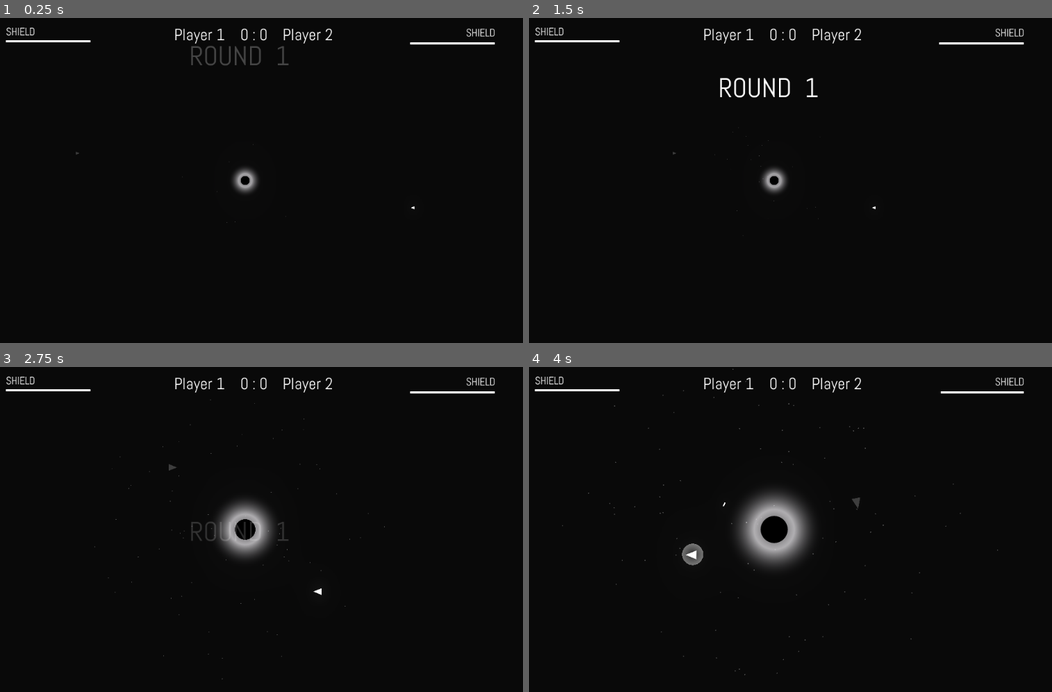
Above: before the commit, frames 1-4 (two rows, left to right).
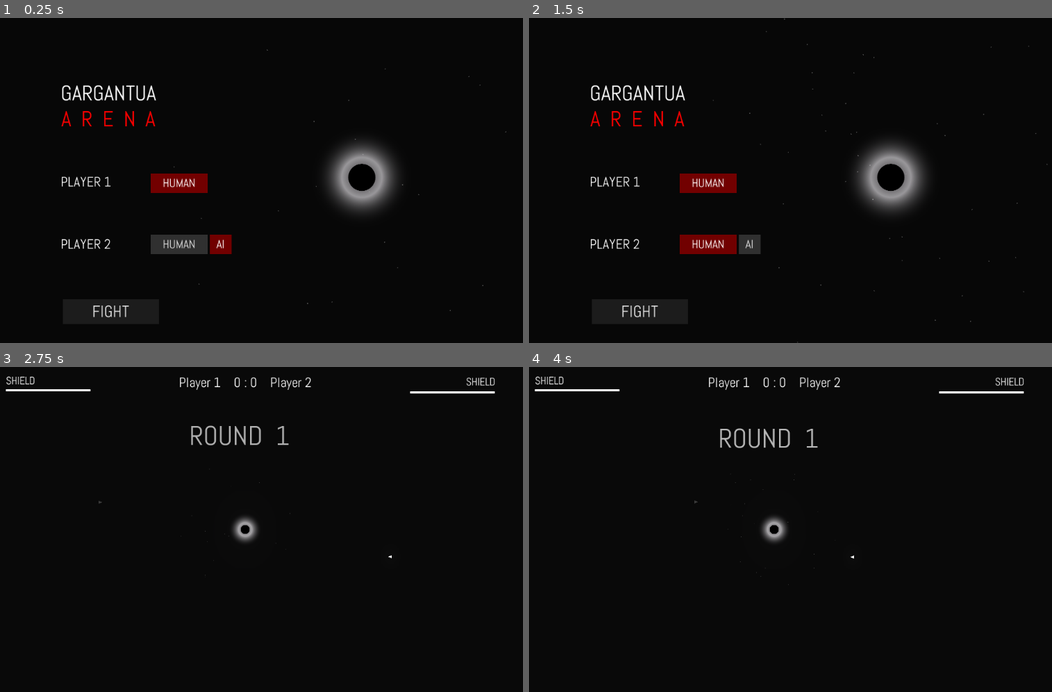
Above: after the commit, the same moments.

Repository: jhysek/gargantua-arena
Game: Godot game, scene res://Menu.tscn
Same seed, same stepped clock (60 frames per second), same inputs: the game is played once before the commit and once after it. Before the commit the project starts from res://Game.tscn. Sound files missing from this copy of the repository are replaced by a short silence.
Inputs (mouse positions are in pixels of both pictures, inside the frame that each line leads up to):
- Up to frame 1 (0.25 s): no input
- Up to frame 2 (1.5 s): click (748, 245) at 0.5 s, where only the run after the commit has a clickable "AI"; click (706, 245) at 1.25 s, where only the run after the commit has a clickable "HUMAN"
- Up to frame 3 (2.75 s): click (109, 659) at 2 s, where only the run after the commit has a clickable "FIGHT"
- Up to frame 4 (4 s): hold Right (ui_right) 2.78-3.53 s; hold Down (ui_down) from 3.53 s (still down)

The runs differ from the first frame. In frame 1, 5.8% of the frame differs, in the area x 1-97%, y 2-93%; in frame 2, 5.9%, in the area x 1-100%, y 0-100%; in frame 3, 2.6%; in frame 4, 3.9%.

Commit message:
Menu

Diff:
--- /dev/null
+++ b/Components/Blackhole/Blackhole.tscn
@@ -0,0 +1,124 @@
+[gd_scene load_steps=6 format=2]
+
+[ext_resource path="res://Components/Blackhole/Blackhole.gd" type="Script" id=1]
+[ext_resource path="res://Components/Blackhole/bh.png" type="Texture" id=2]
+[ext_resource path="res://Assets/star.png" type="Texture" id=3]
+
+[sub_resource type="CircleShape2D" id=5]
+
+custom_solver_bias = 0.0
+radius = 27.172
+
+[sub_resource type="ParticlesMaterial" id=6]
+
+render_priority = 0
+trail_divisor = 1
+emission_shape = 2
+emission_box_extents = Vector3( 300, 300, 100 )
+flag_align_y = false
+flag_rotate_y = false
+flag_disable_z = true
+spread = 45.0
+flatness = 0.0
+gravity = Vector3( 0, 0, 0 )
+initial_velocity = 0.0
+initial_velocity_random = 0.5
+angular_velocity = 0.0
+angular_velocity_random = 0.0
+orbit_velocity = 1.0
+orbit_velocity_random = 0.8
+linear_accel = 10.0
+linear_accel_random = 0.0
+radial_accel = 10.0
+radial_accel_random = 0.0
+tangential_accel = 0.0
+tangential_accel_random = 0.0
+damping = 0.0
+damping_random = 0.0
+angle = 0.0
+angle_random = 0.0
+scale = 0.2
+scale_random = 0.0
+color = Color( 0.519531, 0.519531, 0.519531, 0.55251 )
+hue_variation = 0.0
+hue_variation_random = 0.0
+anim_speed = 0.0
+anim_speed_random = 0.0
+anim_offset = 0.0
+anim_offset_random = 0.0
+anim_loop = false
+_sections_unfolded = [ "Angular Velocity", "Color", "Emission Shape", "Flags", "Gravity", "Initial Velocity", "Linear Accel", "Orbit Velocity", "Radial Accel", "Scale", "Spread", "Tangential Accel", "Trail" ]
+
+[node name="Blackhole" type="Area2D"]
+
+input_pickable = true
+gravity_vec = Vector2( 0, 1 )
+gravity = 98.0
+linear_damp = 0.1
+angular_damp = 1.0
+audio_bus_override = false
+audio_bus_name = "Master"
+script = ExtResource( 1 )
+_sections_unfolded = [ "Transform" ]
+MASS = 20000
+
+[node name="Blackhole" type="Sprite" parent="." index="0"]
+
+modulate = Color( 0.135634, 0.134048, 0.136719, 1 )
+scale = Vector2( 0.5, 0.5 )
+texture = ExtResource( 2 )
+_sections_unfolded = [ "Transform", "Visibility" ]
+
+[node name="Light2D" type="Light2D" parent="." index="1"]
+
+enabled = true
+editor_only = false
+texture = ExtResource( 2 )
+offset = Vector2( 0, 0 )
+texture_scale = 0.5
+color = Color( 1, 1, 1, 1 )
+energy = 2.0
+mode = 0
+range_height = 0.0
+range_z_min = -1024
+range_z_max = 1024
+range_layer_min = 0
+range_layer_max = 0
+range_item_cull_mask = 1
+shadow_enabled = false
+shadow_color = Color( 0, 0, 0, 0 )
+shadow_buffer_size = 2048
+shadow_gradient_length = 0.0
+shadow_filter = 0
+shadow_filter_smooth = 0.0
+shadow_item_cull_mask = 1
+
+[node name="CollisionShape2D" type="CollisionShape2D" parent="." index="2"]
+
+shape = SubResource( 5 )
+
+[node name="Particles2D" type="Particles2D" parent="." index="3"]
+
+show_behind_parent = true
+position = Vector2( 0, 0.735092 )
+emitting = true
+amount = 200
+lifetime = 10.0
+one_shot = false
+preprocess = 1.0
+speed_scale = 1.0
+explosiveness = 0.0
+randomness = 1.0
+fixed_fps = 0
+fract_delta = true
+visibility_rect = Rect2( -100, -100, 200, 200 )
+local_coords = true
+draw_order = 0
+process_material = SubResource( 6 )
+texture = ExtResource( 3 )
+normal_map = null
+h_frames = 1
+v_frames = 1
+_sections_unfolded = [ "Drawing", "Process Material", "Textures", "Time", "Transform", "Visibility", "Z Index" ]
+
+[connection signal="body_entered" from="." to="." method="_on_Blackhole_body_entered"]
--- a/Game.gd
+++ b/Game.gd
@@ -4,6 +4,8 @@
 onready var shield2 = get_node("CanvasLayer/UI/Shield2/ProgressBar")
 
 func _ready():
+	$Player2.controlled = Stats.player2
+	print("PLAYER 2: " + str(Stats.player2))
 	actualize_score()
 	$CanvasLayer/UI/Round.text = "ROUND  " + str(Stats.round_no)
 
@@ -19,7 +21,11 @@
 	get_tree().change_scene("res://Game.tscn")
 
 func actualize_score():
-	$CanvasLayer/UI/Score.text = "Player 1    " + str(Stats.score[0]) + " : " + str(Stats.score[1]) + "    Player 2"
+	var p2_label = "Player 2"
+	if Stats.player2 == 0:
+		p2_label = "A.I."
+
+	$CanvasLayer/UI/Score.text = "Player 1    " + str(Stats.score[0]) + " : " + str(Stats.score[1]) + "    " + p2_label
 
 func _on_Timer_timeout():
 	next_round()
--- a/Game.tscn
+++ b/Game.tscn
@@ -1,58 +1,11 @@
-[gd_scene load_steps=20 format=2]
+[gd_scene load_steps=16 format=2]
 
 [ext_resource path="res://Game.gd" type="Script" id=1]
 [ext_resource path="res://Camera2D.gd" type="Script" id=2]
-[ext_resource path="res://Assets/star.png" type="Texture" id=3]
-[ext_resource path="res://Components/Blackhole/Blackhole.gd" type="Script" id=4]
-[ext_resource path="res://Components/Blackhole/bh.png" type="Texture" id=5]
-[ext_resource path="res://Components/Ship/Ship.tscn" type="PackedScene" id=6]
-[ext_resource path="res://Assets/AnimStartRound.tres" type="Animation" id=7]
-[ext_resource path="res://Assets/abel-regular.otf" type="DynamicFontData" id=8]
-
-[sub_resource type="ParticlesMaterial" id=4]
-
-render_priority = 0
-trail_divisor = 1
-emission_shape = 2
-emission_box_extents = Vector3( 300, 300, 100 )
-flag_align_y = false
-flag_rotate_y = false
-flag_disable_z = true
-spread = 45.0
-flatness = 0.0
-gravity = Vector3( 0, 0, 0 )
-initial_velocity = 0.0
-initial_velocity_random = 0.5
-angular_velocity = 0.0
-angular_velocity_random = 0.0
-orbit_velocity = 1.0
-orbit_velocity_random = 0.8
-linear_accel = 10.0
-linear_accel_random = 0.0
-radial_accel = 10.0
-radial_accel_random = 0.0
-tangential_accel = 0.0
-tangential_accel_random = 0.0
-damping = 0.0
-damping_random = 0.0
-angle = 0.0
-angle_random = 0.0
-scale = 0.2
-scale_random = 0.0
-color = Color( 0.519531, 0.519531, 0.519531, 0.55251 )
-hue_variation = 0.0
-hue_variation_random = 0.0
-anim_speed = 0.0
-anim_speed_random = 0.0
-anim_offset = 0.0
-anim_offset_random = 0.0
-anim_loop = false
-_sections_unfolded = [ "Angular Velocity", "Color", "Emission Shape", "Flags", "Gravity", "Initial Velocity", "Linear Accel", "Orbit Velocity", "Radial Accel", "Scale", "Spread", "Tangential Accel", "Trail" ]
-
-[sub_resource type="CircleShape2D" id=5]
-
-custom_solver_bias = 0.0
-radius = 27.172
+[ext_resource path="res://Components/Blackhole/Blackhole.tscn" type="PackedScene" id=3]
+[ext_resource path="res://Components/Ship/Ship.tscn" type="PackedScene" id=4]
+[ext_resource path="res://Assets/AnimStartRound.tres" type="Animation" id=5]
+[ext_resource path="res://Assets/abel-regular.otf" type="DynamicFontData" id=6]
 
 [sub_resource type="Animation" id=2]
 
@@ -154,10 +107,10 @@
 
 [sub_resource type="DynamicFont" id=6]
 
-size = 30
+size = 25
 use_mipmaps = true
 use_filter = true
-font_data = ExtResource( 8 )
+font_data = ExtResource( 6 )
 _sections_unfolded = [ "Font", "Settings" ]
 
 [sub_resource type="DynamicFont" id=9]
@@ -319,79 +272,9 @@
 editor_draw_drag_margin = false
 script = ExtResource( 2 )
 
-[node name="Particles2D" type="Particles2D" parent="." index="1"]
-
-position = Vector2( 0, 0.735092 )
-emitting = true
-amount = 200
-lifetime = 10.0
-one_shot = false
-preprocess = 1.0
-speed_scale = 1.0
-explosiveness = 0.0
-randomness = 1.0
-fixed_fps = 0
-fract_delta = true
-visibility_rect = Rect2( -100, -100, 200, 200 )
-local_coords = true
-draw_order = 0
-process_material = SubResource( 4 )
-texture = ExtResource( 3 )
-normal_map = null
-h_frames = 1
-v_frames = 1
-_sections_unfolded = [ "Drawing", "Process Material", "Textures", "Time", "Transform", "Visibility", "Z Index" ]
-
-[node name="Blackhole" type="Area2D" parent="." index="2"]
-
-editor/display_folded = true
-input_pickable = true
-gravity_vec = Vector2( 0, 1 )
-gravity = 98.0
-linear_damp = 0.1
-angular_damp = 1.0
-audio_bus_override = false
-audio_bus_name = "Master"
-script = ExtResource( 4 )
-_sections_unfolded = [ "Transform" ]
-MASS = 20000
-
-[node name="Blackhole" type="Sprite" parent="Blackhole" index="0"]
-
-modulate = Color( 0.135634, 0.134048, 0.136719, 1 )
-scale = Vector2( 0.5, 0.5 )
-texture = ExtResource( 5 )
-_sections_unfolded = [ "Transform", "Visibility" ]
-
-[node name="Light2D" type="Light2D" parent="Blackhole" index="1"]
-
-enabled = true
-editor_only = false
-texture = ExtResource( 5 )
-offset = Vector2( 0, 0 )
-texture_scale = 0.5
-color = Color( 1, 1, 1, 1 )
-energy = 2.0
-mode = 0
-range_height = 0.0
-range_z_min = -1024
-range_z_max = 1024
-range_layer_min = 0
-range_layer_max = 0
-range_item_cull_mask = 1
-shadow_enabled = false
-shadow_color = Color( 0, 0, 0, 0 )
-shadow_buffer_size = 2048
-shadow_gradient_length = 0.0
-shadow_filter = 0
-shadow_filter_smooth = 0.0
-shadow_item_cull_mask = 1
-
-[node name="CollisionShape2D" type="CollisionShape2D" parent="Blackhole" index="2"]
-
-shape = SubResource( 5 )
-
-[node name="Player1" parent="." index="3" instance=ExtResource( 6 )]
+[node name="Blackhole" parent="." index="1" instance=ExtResource( 3 )]
+
+[node name="Player1" parent="." index="2" instance=ExtResource( 4 )]
 
 modulate = Color( 0.21875, 0.21875, 0.21875, 1 )
 position = Vector2( -1000, -150 )
@@ -400,12 +283,12 @@
 velocity = Vector2( 30, 0 )
 controlled = 1
 
-[node name="Player2" parent="." index="4" instance=ExtResource( 6 )]
+[node name="Player2" parent="." index="3" instance=ExtResource( 4 )]
 
 position = Vector2( 1000, 150 )
 velocity = Vector2( -30, 0 )
 
-[node name="AnimationPlayer" type="AnimationPlayer" parent="." index="5"]
+[node name="AnimationPlayer" type="AnimationPlayer" parent="." index="4"]
 
 root_node = NodePath("..")
 autoplay = "FlyIn"
@@ -413,16 +296,15 @@
 playback_default_blend_time = 0.0
 playback_speed = 1.0
 anims/FlyIn = SubResource( 2 )
-anims/StartRound = ExtResource( 7 )
+anims/StartRound = ExtResource( 5 )
 blend_times = [  ]
 
-[node name="WorldEnvironment" type="WorldEnvironment" parent="." index="6"]
+[node name="WorldEnvironment" type="WorldEnvironment" parent="." index="5"]
 
 environment = SubResource( 3 )
 
-[node name="CanvasLayer" type="CanvasLayer" parent="." index="7"]
-
-editor/display_folded = true
+[node name="CanvasLayer" type="CanvasLayer" parent="." index="6"]
+
 layer = 1
 offset = Vector2( 0, 0 )
 rotation = 0.0
@@ -448,10 +330,10 @@
 anchor_top = 0.0
 anchor_right = 0.5
 anchor_bottom = 0.0
-margin_left = -131.0
-margin_top = 11.0
-margin_right = 131.0
-margin_bottom = 50.0
+margin_left = -197.0
+margin_top = 12.0
+margin_right = 197.0
+margin_bottom = 51.0
 rect_pivot_offset = Vector2( 0, 0 )
 rect_clip_content = false
 mouse_filter = 2
@@ -460,6 +342,7 @@
 size_flags_vertical = 4
 custom_fonts/font = SubResource( 6 )
 text = "PLAYER   A    1 : 0    A.I."
+align = 1
 percent_visible = 1.0
 lines_skipped = 0
 max_lines_visible = -1
@@ -591,25 +474,23 @@
 max_lines_visible = -1
 _sections_unfolded = [ "Anchor", "Margin", "Size Flags", "Visibility", "custom_colors", "custom_fonts" ]
 
-[node name="Timer" type="Timer" parent="." index="8"]
+[node name="Timer" type="Timer" parent="." index="7"]
 
 process_mode = 1
 wait_time = 1.0
 one_shot = true
 autostart = false
 
-[node name="RoundAnim" type="AnimationPlayer" parent="." index="9"]
+[node name="RoundAnim" type="AnimationPlayer" parent="." index="8"]
 
 root_node = NodePath("..")
 autoplay = "AnimStartRound"
 playback_process_mode = 1
 playback_default_blend_time = 0.0
 playback_speed = 1.0
-anims/AnimStartRound = ExtResource( 7 )
+anims/AnimStartRound = ExtResource( 5 )
 blend_times = [  ]
 
-[node name="Bullets" type="Node2D" parent="." index="10"]
-
-[connection signal="body_entered" from="Blackhole" to="Blackhole" method="_on_Blackhole_body_entered"]
+[node name="Bullets" type="Node2D" parent="." index="9"]
 
 [connection signal="timeout" from="Timer" to="." method="_on_Timer_timeout"]
--- /dev/null
+++ b/Menu.gd
@@ -0,0 +1,17 @@
+extends Node2D
+
+var player2 = 0
+
+
+func _on_Button_pressed():
+	Stats.reset_score()
+	Stats.set_player2(player2)
+	get_tree().change_scene("res://Game.tscn")
+
+func _on_AI_pressed():
+	player2 = 0
+	$CanvasLayer/UI/Player2/HUMAN.pressed = false
+
+func _on_HUMAN_pressed():
+	player2 = 2
+	$CanvasLayer/UI/Player2/AI.pressed = false
--- /dev/null
+++ b/Menu.tscn
@@ -0,0 +1,462 @@
+[gd_scene load_steps=14 format=2]
+
+[ext_resource path="res://Menu.gd" type="Script" id=1]
+[ext_resource path="res://Components/Blackhole/Blackhole.tscn" type="PackedScene" id=2]
+[ext_resource path="res://Assets/abel-regular.otf" type="DynamicFontData" id=3]
+
+[sub_resource type="DynamicFont" id=1]
+
+size = 39
+use_mipmaps = true
+use_filter = true
+font_data = ExtResource( 3 )
+_sections_unfolded = [ "Font", "Settings" ]
+
+[sub_resource type="DynamicFont" id=2]
+
+size = 40
+use_mipmaps = true
+use_filter = true
+font_data = ExtResource( 3 )
+_sections_unfolded = [ "Font", "Settings" ]
+
+[sub_resource type="DynamicFont" id=6]
+
+size = 25
+use_mipmaps = true
+use_filter = true
+font_data = ExtResource( 3 )
+_sections_unfolded = [ "Font", "Settings" ]
+
+[sub_resource type="StyleBoxFlat" id=7]
+
+content_margin_left = -1.0
+content_margin_right = -1.0
+content_margin_top = -1.0
+content_margin_bottom = -1.0
+bg_color = Color( 0.445313, 0, 0, 1 )
+draw_center = true
+border_width_left = 0
+border_width_top = 0
+border_width_right = 0
+border_width_bottom = 0
+border_color = Color( 0.8, 0.8, 0.8, 1 )
+border_blend = false
+corner_radius_top_left = 0
+corner_radius_top_right = 0
+corner_radius_bottom_right = 0
+corner_radius_bottom_left = 0
+corner_detail = 8
+expand_margin_left = 0.0
+expand_margin_right = 0.0
+expand_margin_top = 0.0
+expand_margin_bottom = 0.0
+shadow_color = Color( 0, 0, 0, 0.6 )
+shadow_size = 0
+anti_aliasing = true
+anti_aliasing_size = 1
+
+[sub_resource type="StyleBoxFlat" id=10]
+
+content_margin_left = -1.0
+content_margin_right = -1.0
+content_margin_top = -1.0
+content_margin_bottom = -1.0
+bg_color = Color( 0.449219, 0, 0, 1 )
+draw_center = true
+border_width_left = 0
+border_width_top = 0
+border_width_right = 0
+border_width_bottom = 0
+border_color = Color( 0.8, 0.8, 0.8, 1 )
+border_blend = false
+corner_radius_top_left = 0
+corner_radius_top_right = 0
+corner_radius_bottom_right = 0
+corner_radius_bottom_left = 0
+corner_detail = 8
+expand_margin_left = 0.0
+expand_margin_right = 0.0
+expand_margin_top = 0.0
+expand_margin_bottom = 0.0
+shadow_color = Color( 0, 0, 0, 0.6 )
+shadow_size = 0
+anti_aliasing = true
+anti_aliasing_size = 1
+
+[sub_resource type="StyleBoxFlat" id=8]
+
+content_margin_left = -1.0
+content_margin_right = -1.0
+content_margin_top = -1.0
+content_margin_bottom = -1.0
+bg_color = Color( 0.191406, 0.191406, 0.191406, 1 )
+draw_center = true
+border_width_left = 0
+border_width_top = 0
+border_width_right = 0
+border_width_bottom = 0
+border_color = Color( 0.8, 0.8, 0.8, 1 )
+border_blend = false
+corner_radius_top_left = 0
+corner_radius_top_right = 0
+corner_radius_bottom_right = 0
+corner_radius_bottom_left = 0
+corner_detail = 8
+expand_margin_left = 0.0
+expand_margin_right = 0.0
+expand_margin_top = 0.0
+expand_margin_bottom = 0.0
+shadow_color = Color( 0, 0, 0, 0.6 )
+shadow_size = 0
+anti_aliasing = true
+anti_aliasing_size = 1
+
+[sub_resource type="DynamicFont" id=9]
+
+size = 22
+use_mipmaps = true
+use_filter = true
+font_data = ExtResource( 3 )
+_sections_unfolded = [ "Font", "Settings" ]
+
+[sub_resource type="StyleBoxFlat" id=5]
+
+content_margin_left = -1.0
+content_margin_right = -1.0
+content_margin_top = -1.0
+content_margin_bottom = -1.0
+bg_color = Color( 0.550781, 0, 0, 1 )
+draw_center = true
+border_width_left = 0
+border_width_top = 0
+border_width_right = 0
+border_width_bottom = 0
+border_color = Color( 0.8, 0.8, 0.8, 1 )
+border_blend = false
+corner_radius_top_left = 0
+corner_radius_top_right = 0
+corner_radius_bottom_right = 0
+corner_radius_bottom_left = 0
+corner_detail = 8
+expand_margin_left = 0.0
+expand_margin_right = 0.0
+expand_margin_top = 0.0
+expand_margin_bottom = 0.0
+shadow_color = Color( 0, 0, 0, 0.6 )
+shadow_size = 0
+anti_aliasing = true
+anti_aliasing_size = 1
+
+[sub_resource type="StyleBoxFlat" id=3]
+
+content_margin_left = -1.0
+content_margin_right = -1.0
+content_margin_top = -1.0
+content_margin_bottom = -1.0
+bg_color = Color( 0.113281, 0.113281, 0.113281, 1 )
+draw_center = true
+border_width_left = 0
+border_width_top = 0
+border_width_right = 0
+border_width_bottom = 0
+border_color = Color( 0.8, 0.8, 0.8, 1 )
+border_blend = false
+corner_radius_top_left = 0
+corner_radius_top_right = 0
+corner_radius_bottom_right = 0
+corner_radius_bottom_left = 0
+corner_detail = 8
+expand_margin_left = 0.0
+expand_margin_right = 0.0
+expand_margin_top = 0.0
+expand_margin_bottom = 0.0
+shadow_color = Color( 0, 0, 0, 0.6 )
+shadow_size = 0
+anti_aliasing = true
+anti_aliasing_size = 1
+
+[sub_resource type="DynamicFont" id=4]
+
+size = 30
+use_mipmaps = true
+use_filter = true
+font_data = ExtResource( 3 )
+_sections_unfolded = [ "Font", "Settings" ]
+
+[node name="Menu" type="Node2D"]
+
+script = ExtResource( 1 )
+__meta__ = {
+"_edit_vertical_guides_": [ 173.242, 336.152 ]
+}
+
+[node name="Blackhole" parent="." index="0" instance=ExtResource( 2 )]
+
+position = Vector2( 725.598, 287.52 )
+
+[node name="CanvasLayer" type="CanvasLayer" parent="." index="1"]
+
+layer = 1
+offset = Vector2( 0, 0 )
+rotation = 0.0
+scale = Vector2( 1, 1 )
+transform = Transform2D( 1, 0, 0, 1, 0, 0 )
+
+[node name="UI" type="Control" parent="CanvasLayer" index="0"]
+
+anchor_left = 0.0
+anchor_top = 0.0
+anchor_right = 1.0
+anchor_bottom = 1.0
+rect_pivot_offset = Vector2( 0, 0 )
+rect_clip_content = false
+mouse_filter = 0
+mouse_default_cursor_shape = 0
+size_flags_horizontal = 1
+size_flags_vertical = 1
+
+[node name="Title" type="Label" parent="CanvasLayer/UI" index="0"]
+
+editor/display_folded = true
+anchor_left = 0.0
+anchor_top = 0.0
+anchor_right = 0.0
+anchor_bottom = 0.0
+margin_left = 172.0
+margin_top = 113.0
+margin_right = 546.0
+margin_bottom = 177.0
+rect_pivot_offset = Vector2( 0, 0 )
+rect_clip_content = false
+mouse_filter = 2
+mouse_default_cursor_shape = 0
+size_flags_horizontal = 1
+size_flags_vertical = 4
+custom_fonts/font = SubResource( 1 )
+text = "GARGANTUA"
+percent_visible = 1.0
+lines_skipped = 0
+max_lines_visible = -1
+_sections_unfolded = [ "custom_fonts" ]
+
+[node name="Title2" type="Label" parent="CanvasLayer/UI/Title" index="0"]
+
+anchor_left = 0.0
+anchor_top = 0.0
+anchor_right = 0.0
+anchor_bottom = 0.0
+margin_left = 1.0
+margin_top = 47.0
+margin_right = 375.0
+margin_bottom = 111.0
+rect_pivot_offset = Vector2( 0, 0 )
+rect_clip_content = false
+mouse_filter = 2
+mouse_default_cursor_shape = 0
+size_flags_horizontal = 1
+size_flags_vertical = 4
+custom_fonts/font = SubResource( 2 )
+custom_colors/font_color = Color( 1, 0, 0, 1 )
+text = "A  R  E  N  A"
+percent_visible = 1.0
+lines_skipped = 0
+max_lines_visible = -1
+_sections_unfolded = [ "custom_colors", "custom_fonts" ]
+
+[node name="Player1" type="Label" parent="CanvasLayer/UI" index="1"]
+
+anchor_left = 0.0
+anchor_top = 0.0
+anchor_right = 0.0
+anchor_bottom = 0.0
+margin_left = 172.0
+margin_top = 286.0
+margin_right = 546.0
+margin_bottom = 350.0
+rect_pivot_offset = Vector2( 0, 0 )
+rect_clip_content = false
+mouse_filter = 2
+mouse_default_cursor_shape = 0
+size_flags_horizontal = 1
+size_flags_vertical = 4
+custom_fonts/font = SubResource( 6 )
+text = "PLAYER 1"
+percent_visible = 1.0
+lines_skipped = 0
+max_lines_visible = -1
+_sections_unfolded = [ "custom_fonts" ]
+
+[node name="HUMAN" type="Button" parent="CanvasLayer/UI/Player1" index="0"]
+
+anchor_left = 0.0
+anchor_top = 0.0
+anchor_right = 0.0
+anchor_bottom = 0.0
+margin_left = 166.0
+margin_top = 1.0
+margin_right = 271.0
+margin_bottom = 37.0
+rect_pivot_offset = Vector2( 0, 0 )
+rect_clip_content = false
+mouse_filter = 0
+mouse_default_cursor_shape = 0
+size_flags_horizontal = 1
+size_flags_vertical = 1
+custom_styles/pressed = SubResource( 7 )
+custom_styles/disabled = SubResource( 10 )
+custom_styles/normal = SubResource( 8 )
+custom_fonts/font = SubResource( 9 )
+custom_colors/font_color_disabled = Color( 1, 1, 1, 1 )
+disabled = true
+toggle_mode = true
+pressed = true
+enabled_focus_mode = 0
+shortcut = null
+group = null
+text = "HUMAN"
+flat = false
+align = 1
+_sections_unfolded = [ "Margin", "Theme", "custom_colors", "custom_fonts", "custom_styles" ]
+
+[node name="Player2" type="Label" parent="CanvasLayer/UI" index="2"]
+
+anchor_left = 0.0
+anchor_top = 0.0
+anchor_right = 0.0
+anchor_bottom = 0.0
+margin_left = 172.0
+margin_top = 401.0
+margin_right = 546.0
+margin_bottom = 465.0
+rect_pivot_offset = Vector2( 0, 0 )
+rect_clip_content = false
+mouse_filter = 2
+mouse_default_cursor_shape = 0
+size_flags_horizontal = 1
+size_flags_vertical = 4
+custom_fonts/font = SubResource( 6 )
+text = "PLAYER 2"
+percent_visible = 1.0
+lines_skipped = 0
+max_lines_visible = -1
+_sections_unfolded = [ "custom_fonts" ]
+
+[node name="AI" type="Button" parent="CanvasLayer/UI/Player2" index="0"]
+
+anchor_left = 0.0
+anchor_top = 0.0
+anchor_right = 0.0
+anchor_bottom = 0.0
+margin_left = 275.0
+margin_top = -1.0
+margin_right = 315.0
+margin_bottom = 35.0
+rect_pivot_offset = Vector2( 0, 0 )
+rect_clip_content = false
+mouse_filter = 0
+mouse_default_cursor_shape = 0
+size_flags_horizontal = 1
+size_flags_vertical = 1
+custom_styles/pressed = SubResource( 7 )
+custom_styles/normal = SubResource( 8 )
+custom_fonts/font = SubResource( 9 )
+toggle_mode = true
+pressed = true
+enabled_focus_mode = 0
+shortcut = null
+group = null
+text = "AI"
+flat = false
+align = 1
+_sections_unfolded = [ "custom_fonts", "custom_styles" ]
+
+[node name="HUMAN" type="Button" parent="CanvasLayer/UI/Player2" index="1"]
+
+anchor_left = 0.0
+anchor_top = 0.0
+anchor_right = 0.0
+anchor_bottom = 0.0
+margin_left = 166.0
+margin_top = -1.0
+margin_right = 271.0
+margin_bottom = 35.0
+rect_pivot_offset = Vector2( 0, 0 )
+rect_clip_content = false
+mouse_filter = 0
+mouse_default_cursor_shape = 0
+size_flags_horizontal = 1
+size_flags_vertical = 1
+custom_styles/pressed = SubResource( 7 )
+custom_styles/normal = SubResource( 8 )
+custom_fonts/font = SubResource( 9 )
+toggle_mode = true
+enabled_focus_mode = 0
+shortcut = null
+group = null
+text = "HUMAN"
+flat = false
+align = 1
+_sections_unfolded = [ "Margin", "Theme", "custom_fonts", "custom_styles" ]
+
+[node name="Button" type="Button" parent="CanvasLayer/UI" index="3"]
+
+anchor_left = 0.0
+anchor_top = 0.0
+anchor_right = 0.0
+anchor_bottom = 0.0
+margin_left = 176.0
+margin_top = 519.0
+margin_right = 353.0
+margin_bottom = 565.0
+rect_pivot_offset = Vector2( 0, 0 )
+rect_clip_content = false
+focus_mode = 2
+mouse_filter = 0
+mouse_default_cursor_shape = 0
+size_flags_horizontal = 1
+size_flags_vertical = 1
+custom_styles/hover = SubResource( 5 )
+custom_styles/normal = SubResource( 3 )
+custom_fonts/font = SubResource( 4 )
+custom_colors/font_color_disabled = Color( 0, 0, 0, 1 )
+toggle_mode = false
+enabled_focus_mode = 2
+shortcut = null
+group = null
+text = "FIGHT"
+flat = false
+align = 1
+_sections_unfolded = [ "custom_colors", "custom_fonts", "custom_styles" ]
+
+[node name="Camera2D" type="Camera2D" parent="." index="2"]
+
+position = Vector2( 510.586, 293.228 )
+anchor_mode = 1
+rotating = false
+current = true
+zoom = Vector2( 1, 1 )
+limit_left = -10000000
+limit_top = -10000000
+limit_right = 10000000
+limit_bottom = 10000000
+limit_smoothed = false
+drag_margin_h_enabled = true
+drag_margin_v_enabled = true
+smoothing_enabled = false
+smoothing_speed = 5.0
+offset_v = 0.0
+offset_h = 0.0
+drag_margin_left = 0.2
+drag_margin_top = 0.2
+drag_margin_right = 0.2
+drag_margin_bottom = 0.2
+editor_draw_screen = true
+editor_draw_limits = false
+editor_draw_drag_margin = false
+
+[connection signal="pressed" from="CanvasLayer/UI/Player2/AI" to="." method="_on_AI_pressed"]
+
+[connection signal="pressed" from="CanvasLayer/UI/Player2/HUMAN" to="." method="_on_HUMAN_pressed"]
+
+[connection signal="pressed" from="CanvasLayer/UI/Button" to="." method="_on_Button_pressed"]
--- a/Stats.gd
+++ b/Stats.gd
@@ -2,7 +2,13 @@
 
 var score = [0, 0]
 var round_no = 1
+var player2 = 2
 
+func reset_score():
+	score = [0, 0]
+
+func set_player2(number):
+	player2 = number
 
 func score(player_number):
 	if player_number == 1:
--- a/project.godot
+++ b/project.godot
@@ -11,7 +11,7 @@
 [application]
 
 config/name="PointOfNoReturn"
-run/main_scene="res://Game.tscn"
+run/main_scene="res://Menu.tscn"
 config/icon="res://icon.png"
 
 [autoload]
Not shown: 2 places in Game.tscn that only renumber resources
